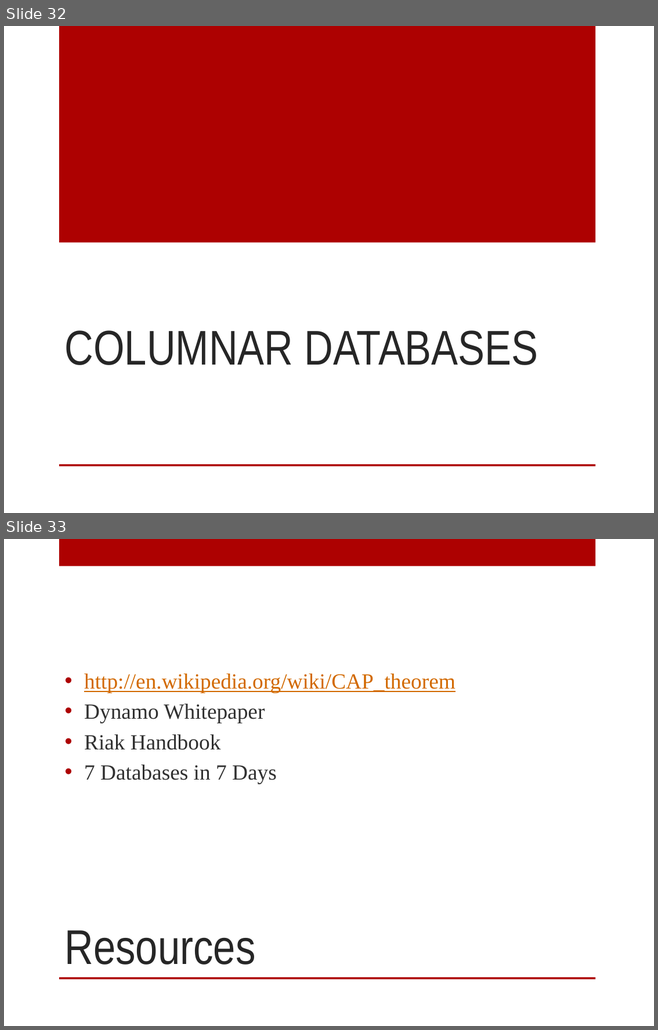
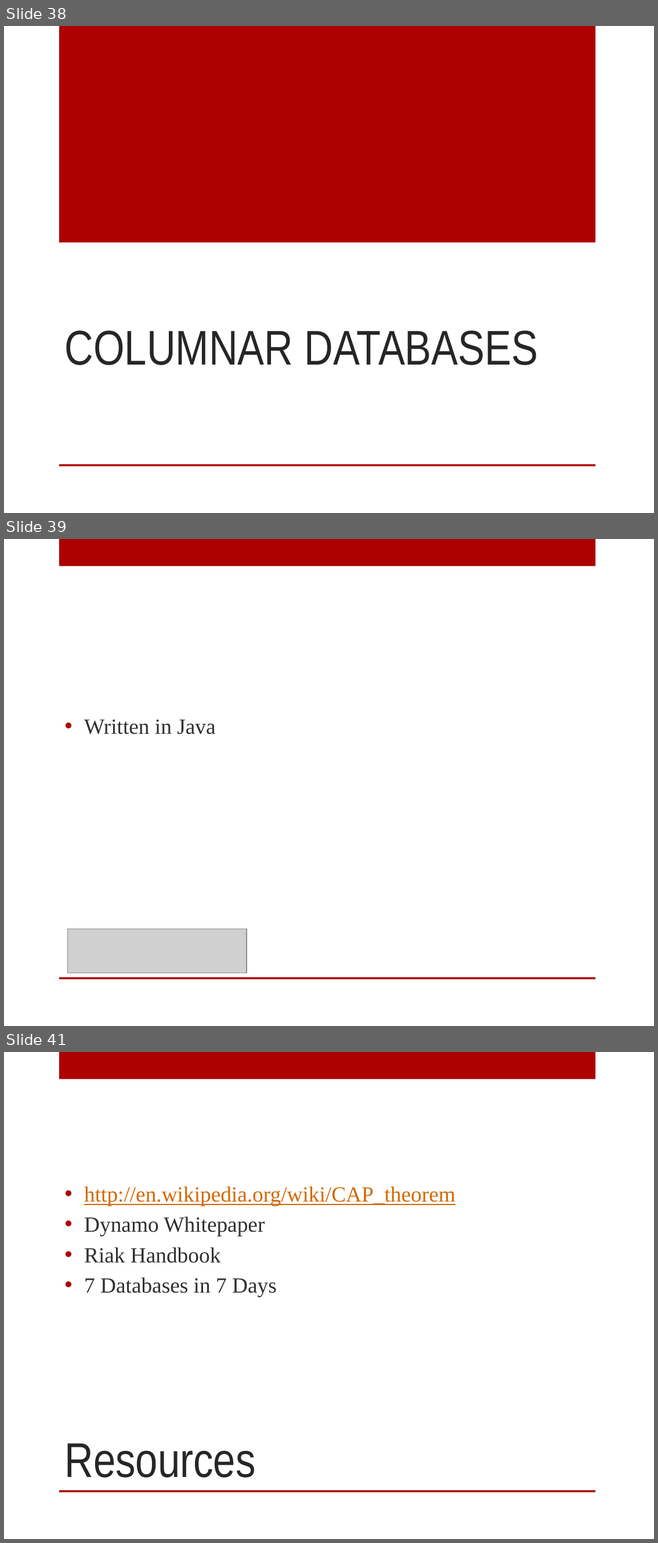
Before and after one commit to digitalBush/nosql-smackdown-talk, a slide deck: nosql-smackdown.pptx. Shown one above the other, each under a label of ours: slides 32 and 33 before the commit, slides 38, 39 and 41 after it; the slides between them are not shown. The pictures are 658x1030 and 658x1543 pixels, drawn with LibreOffice and Linux fonts; fonts in the diff are those of the drawing; grey boxes stand for pictures. Boxes give left, top, right and bottom in pixels: in the first picture for what was removed or moved away, otherwise in the second. Text is boxed around its words. In the diff, an @@ line names an element or a change of style, - is before the commit and + after.

```diff
--- a/nosql-smackdown.pptx
+++ b/nosql-smackdown.pptx
@@ slide 39 added at [4,539,654,1026], background #FFFFFF; not listed: 2 template elements that a slide beside it also shows @@
@@ text added at [84,719,215,734], 24 pt, text #303030 @@
+• Written in Java
@@ picture added at [68,929,246,973] @@
@@ what was slide 32 is now slide 38 @@
@@ what was slide 33 is now slide 41 @@
```
Also in this commit, not shown: 1 slide changed, 7 other slides added.
